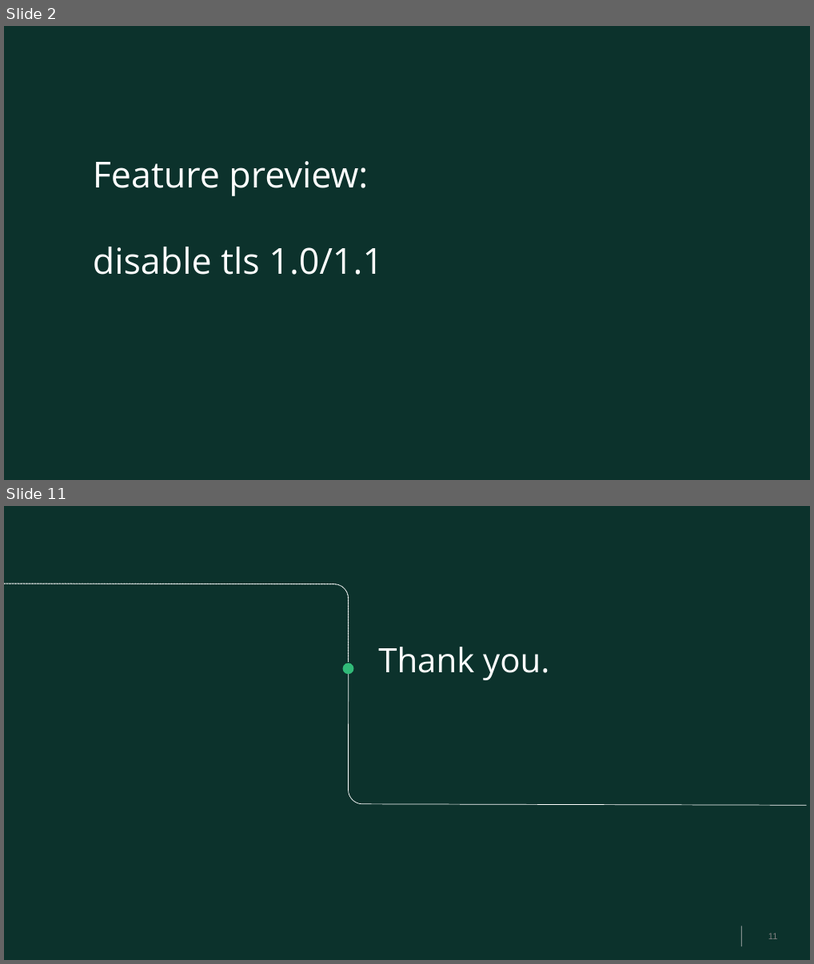
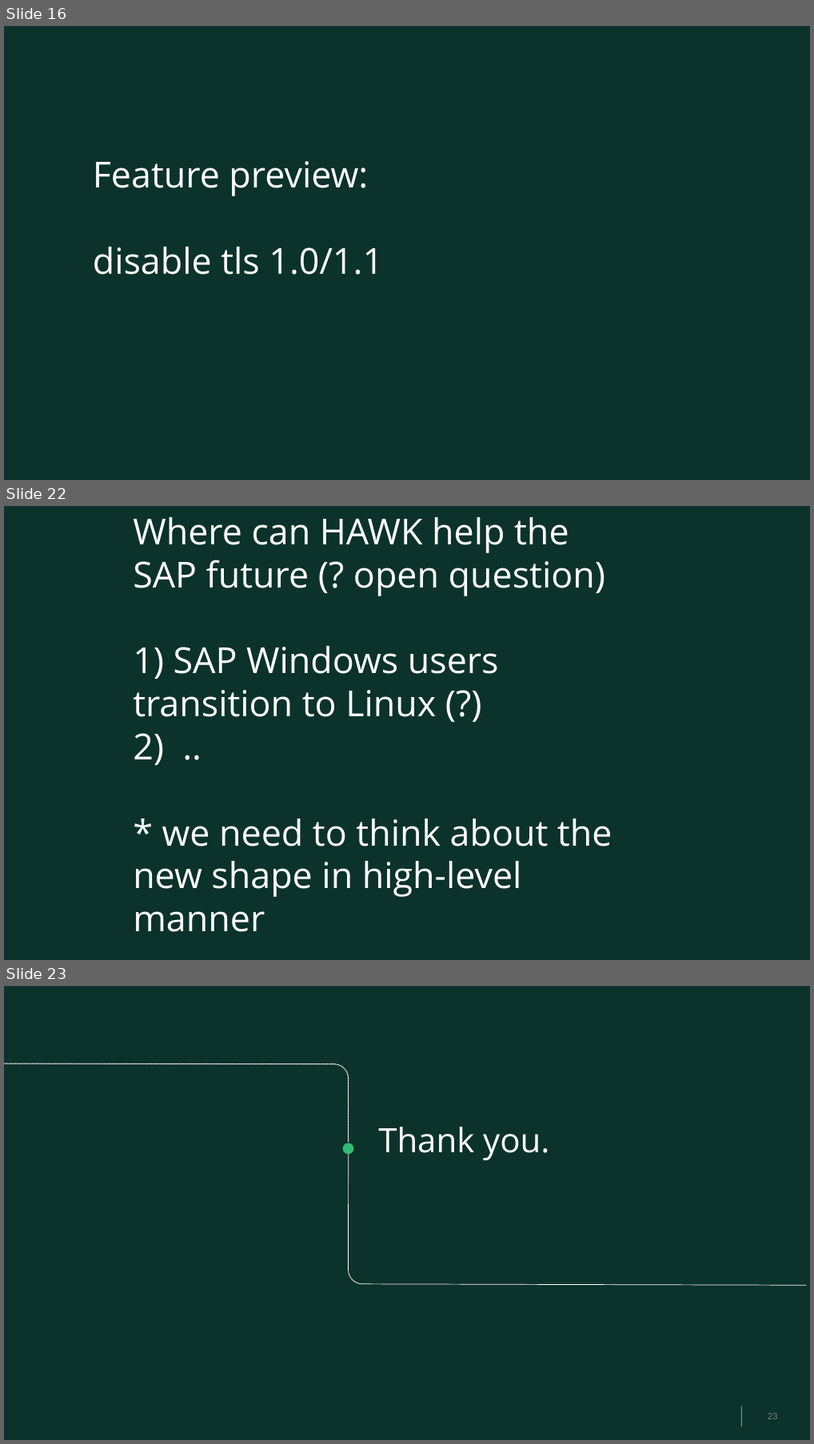
Before and after one commit to MalloZup/work-presentations, a slide deck: hawk-status.odp. Shown one above the other, each under a label of ours: slides 2 and 11 before the commit, slides 16, 22 and 23 after it; the slides between them are not shown. The pictures are 814x964 and 814x1444 pixels, drawn with LibreOffice and Linux fonts; fonts in the diff are those of the drawing; background and template pictures are left out. Boxes give left, top, right and bottom in pixels: in the first picture for what was removed or moved away, otherwise in the second. Text is boxed around its words. In the diff, an @@ line names an element or a change of style, - is before the commit and + after.

```diff
--- a/hawk-status.odp
+++ b/hawk-status.odp
@@ slide 22 added at [4, 506, 810, 960], background #0C322C @@
@@ title added at [133, 517, 612, 932], 32 pt, text #FFFFFF @@
+Where can HAWK help the SAP future (? open question)
+1) SAP Windows users transition to Linux (?)
+2) ..
+* we need to think about the new shape in high-level manner
@@ what was slide 2 is now slide 16 @@
@@ what was slide 11 is now slide 23 @@
@@ page number at [768, 1413, 778, 1420]: text changed @@
-11
+23
```
Also in this commit, not shown: 7 slides changed, 13 other slides added, 2 slides removed, 3 other files.
